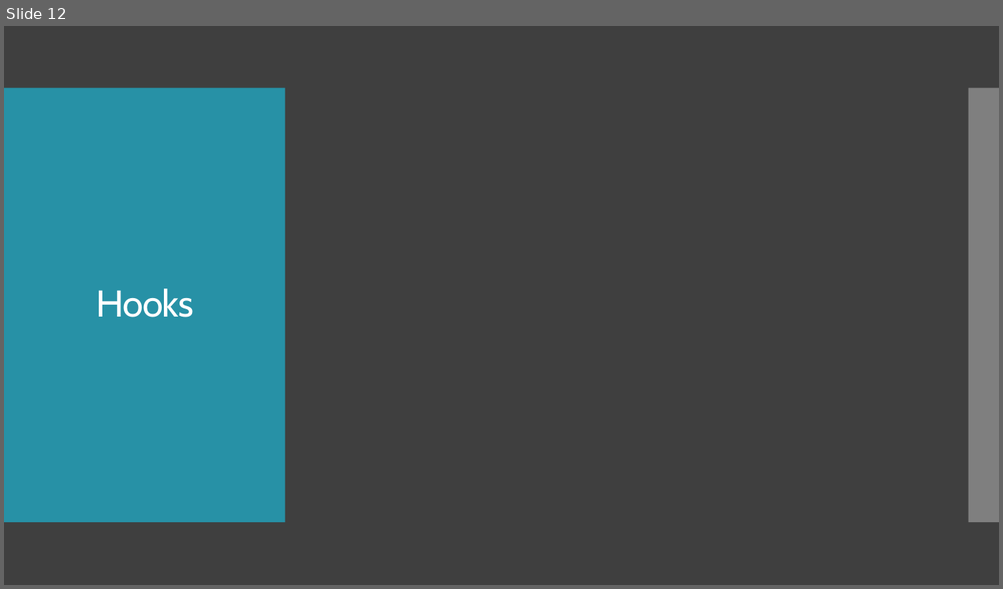
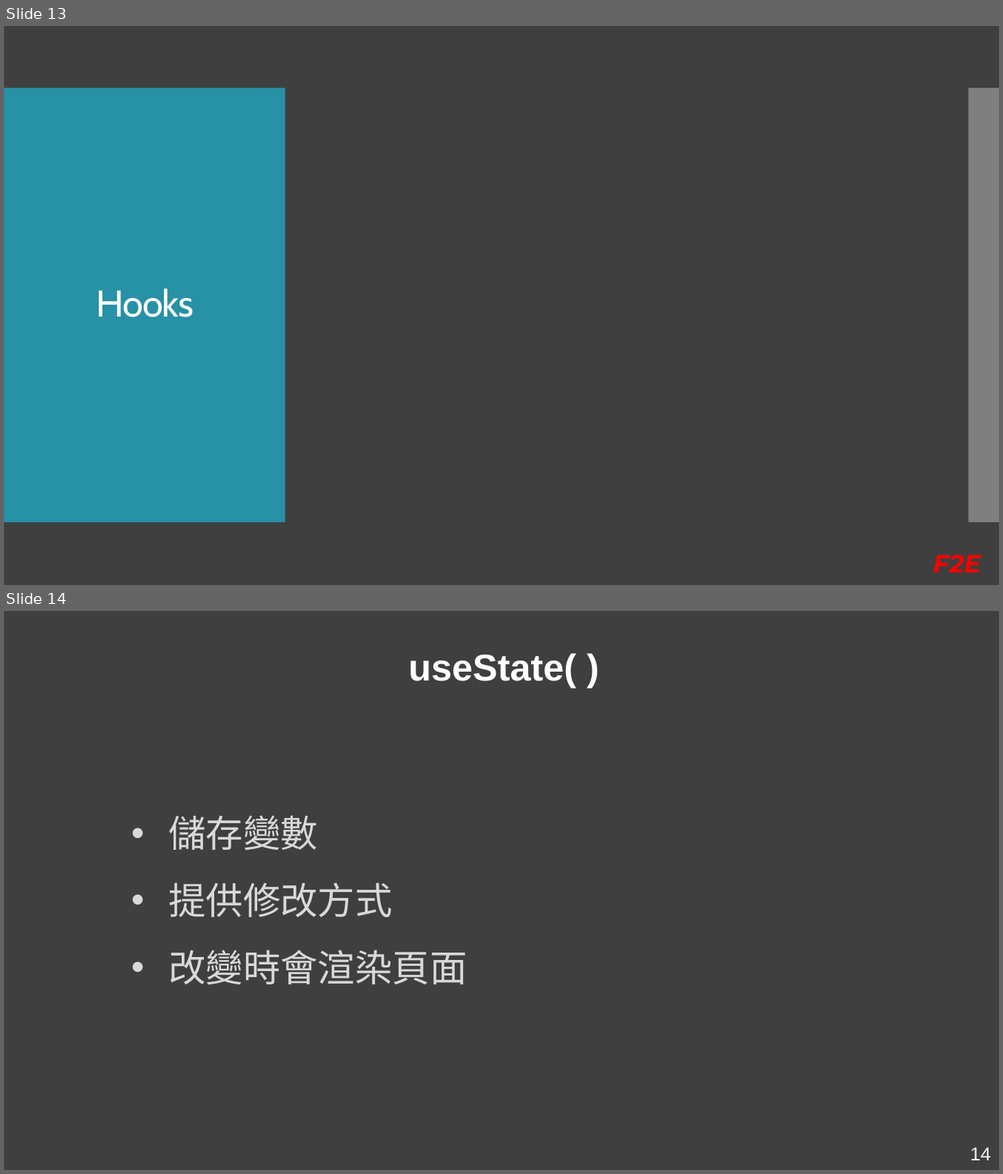
Before and after one commit to Kader-coder/React-Hooks, a slide deck: PPT/React Hooks &.pptx. Shown one above the other, each under a label of ours: slide 12 before the commit, slides 13 and 14 after it. The pictures are 1003x589 and 1003x1174 pixels, drawn with LibreOffice and Linux fonts; fonts in the diff are those of the drawing. Boxes give left, top, right and bottom in pixels: in the first picture for what was removed or moved away, otherwise in the second. Text is boxed around its words. In the diff, an @@ line names an element or a change of style, - is before the commit and + after.

```diff
--- a/PPT/React Hooks &.pptx
+++ b/PPT/React Hooks &.pptx
@@ slide 14 added at [4,611,999,1170], background #3F3F3F @@
@@ text added at [408,653,576,688], 36 pt, text #FFFFFF, bold @@
+useState( )
@@ text added at [168,815,466,985], 36 pt, text #D9D9D9 @@
+• 儲存變數
+• 提供修改方式
+• 改變時會渲染頁面
@@ page number added at [970,1147,990,1161], 18 pt, text #F2F2F2 @@
+14
@@ what was slide 12 is now slide 13 @@
@@ slide 13 changed as well @@
@@ text added at [933,555,980,573], 24 pt, text #FF0000, bold, italic @@
+F2E
```
Also in this commit, not shown: 13 other slides changed, 8 other slides added, 4 slides removed, 3 other files.
